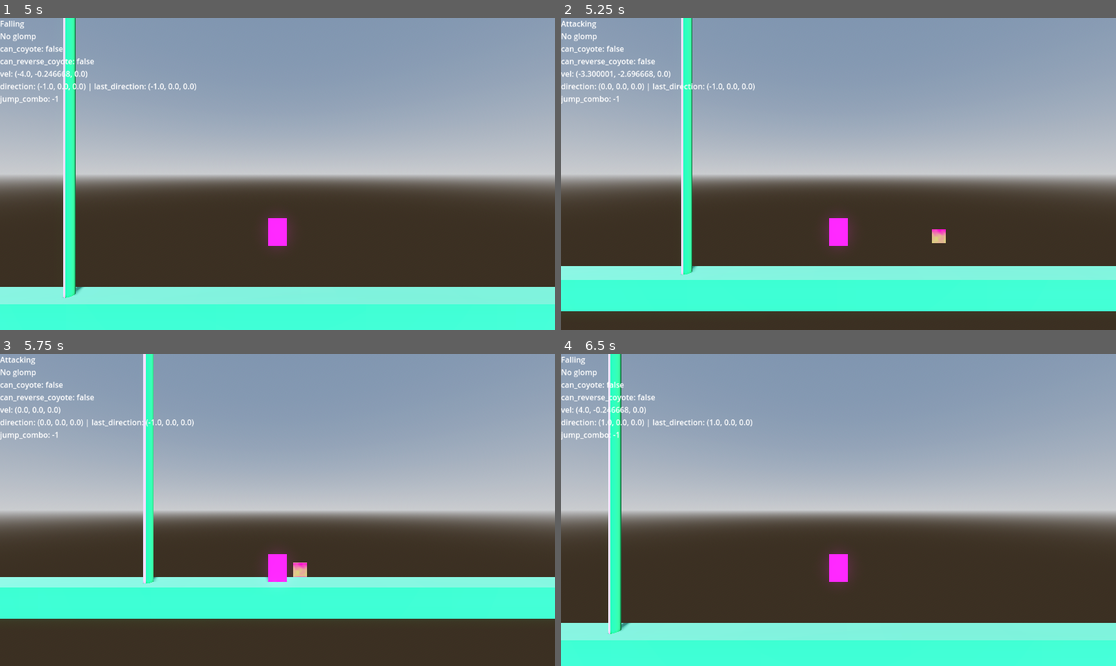
Above: before the commit, frames 1-4 (two rows, left to right).
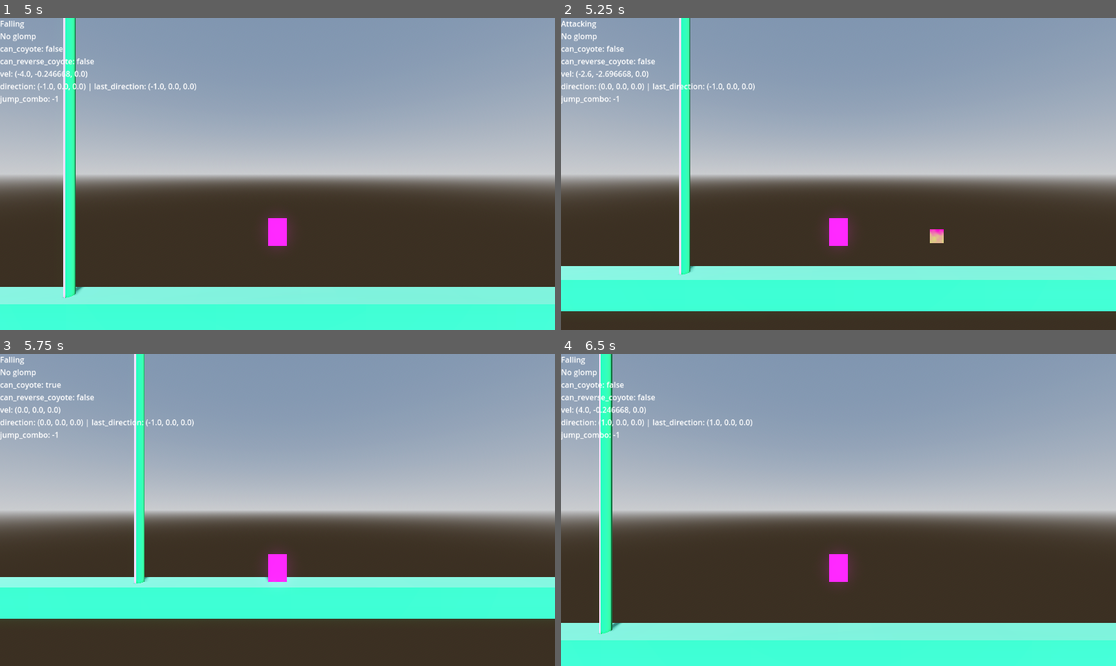
Above: after the commit, the same moments.

Repository: b3e3e3/ultimate-glomp
Game: Godot game, scene res://sandbox.tscn
The game is run twice, just before and just after one commit, with the same random seed, the same clock (stepped at 60 frames per second) and the same inputs.
Inputs (mouse positions are in pixels of both pictures, inside the frame that each line leads up to):
- Up to frame 1 (5 s): tap Enter at 0.5, 1.35 s; move the mouse to (399, 158) at 0.52 s; hold D (move_right) 0.53-1.28 s; click (399, 158) at 0.6 s; tap Space (jump) at 0.77, 1.52, 3.02, 3.5, 3.77, 4.52 s; move the mouse to (166, 189) at 1.27 s; hold S (move_down) 1.28-2.03 s; move the mouse to (333, 105) at 2.02 s; hold D (move_right) 2.03-2.78 s; tap Keypad Enter at 2.1 s; move the mouse to (249, 236) at 2.77 s; hold W (move_up) 2.78-3.53 s; tap C at 2.85 s; click (249, 236) at 2.92 s; move the mouse to (444, 220) at 3.52 s; hold A (move_left) from 3.53 s (still down); tap Tab at 3.6 s; move the mouse to (111, 127) at 4.27 s; tap R at 4.35 s
- Up to frame 2 (5.25 s): move the mouse to (866, 174) at 5.02 s; release A (move_left) at 5.03 s; hold S (move_down) from 5.03 s (still down); click (866, 174) at 5.1 s
- Up to frame 3 (5.75 s): keep holding S (move_down)
- Up to frame 4 (6.5 s): move the mouse to (755, 432) at 5.77 s; release S (move_down) at 5.78 s; hold D (move_right) from 5.78 s (still down); tap Enter at 5.85 s; tap Space (jump) at 6.02 s

Frame 1 is identical in both runs. In frame 2, 1.3% of the frame differs, in the area x 3-70%, y 0-83%; in frame 3, 2.8%; in frame 4, 3.5%, in the area x 6-13%, y 0-90%.

Commit message:
player sprite visibility adjustment

Diff:
--- a/character/player/topdown/top_down_player.tscn
+++ b/character/player/topdown/top_down_player.tscn
@@ -20,6 +20,7 @@
 [node name="Sprite" type="Sprite3D" parent="."]
 billboard = 1
 shaded = true
+render_priority = 1
 texture = SubResource("CompressedTexture2D_2bod6")
 
 [node name="CollisionShape3D" type="CollisionShape3D" parent="."]
--- a/player.tscn
+++ b/player.tscn
@@ -121,7 +121,7 @@
 ACCEL_SPEED = 0.1
 ACCEL_SPEED_AIR = 0.2
 DECEL_SPEED = 1.2
-DECEL_SPEED_AIR = 0.1
+DECEL_SPEED_AIR = 0.2
 SPEED = 3.33
 SPEED_AIR = 4.0
 metadata/_edit_group_ = true
@@ -139,6 +139,7 @@
 [node name="Sprite" type="Sprite3D" parent="."]
 material_overlay = SubResource("ShaderMaterial_q13i1")
 shaded = true
+render_priority = 1
 texture = ExtResource("4_u1c27")
 script = ExtResource("4_606se")
 
